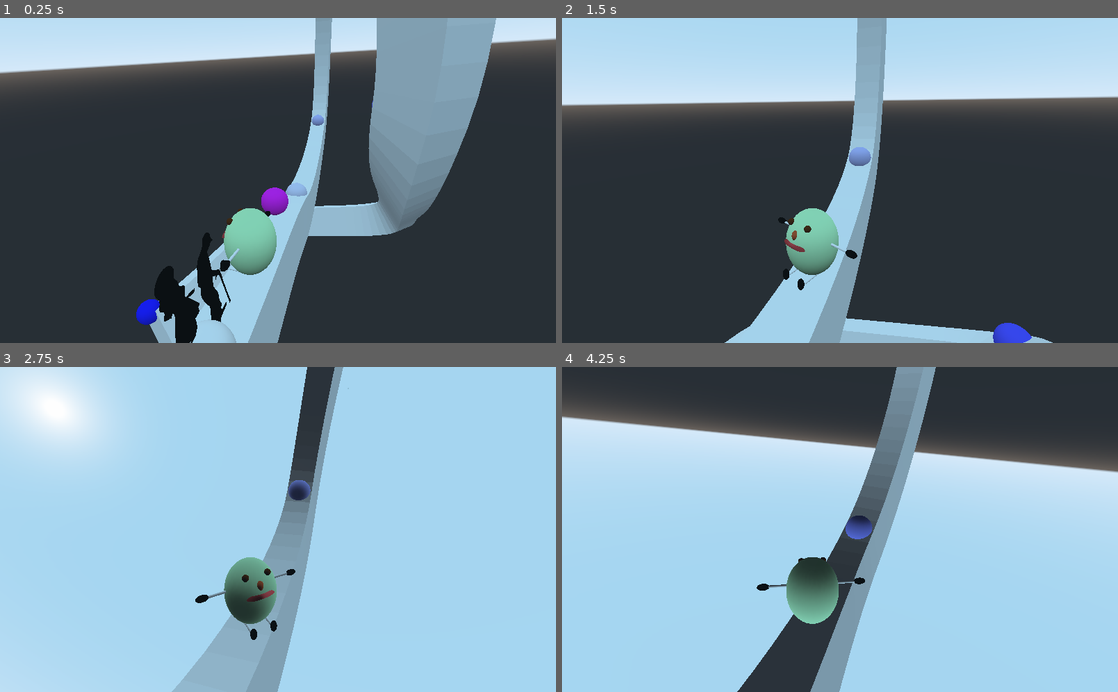
Above: before the commit, frames 1-4 (two rows, left to right).
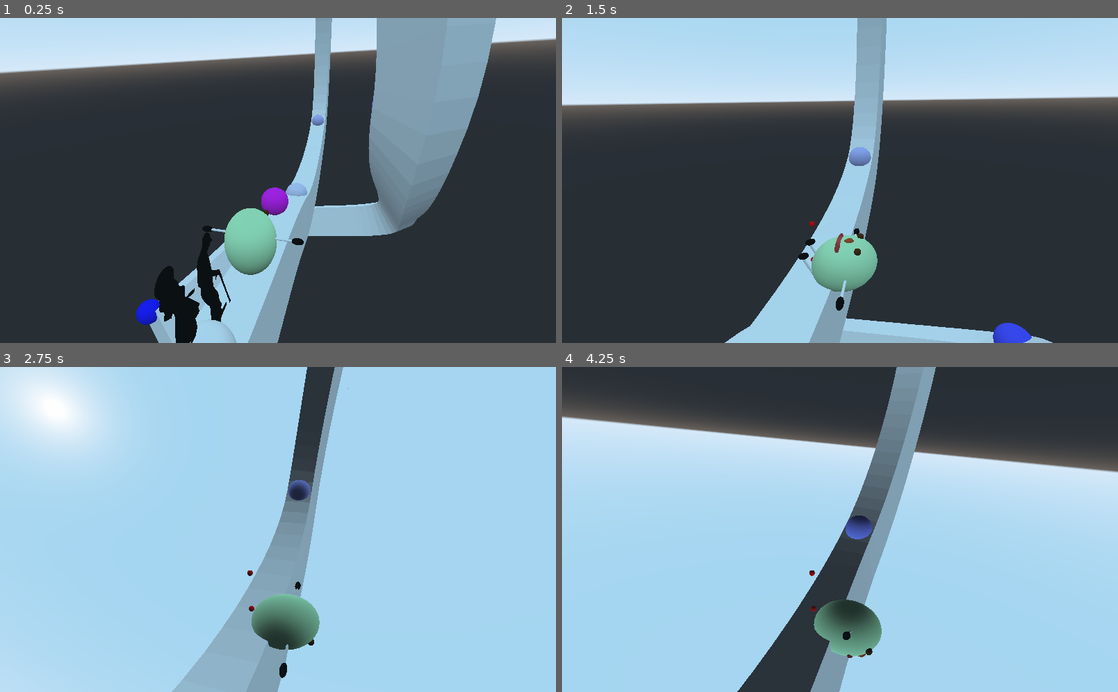
Above: after the commit, the same moments.

Repository: kevinms/godot-wild-jam-28
Game: Godot game, scene res://World.tscn
Two runs of this game, one before a commit and one after it. Both use one fixed random seed, a clock stepped at 60 frames per second and the inputs below.
Inputs:
- Up to frame 1 (0.25 s): no input
- Up to frame 2 (1.5 s): hold Right (ui_right) 0.53-1.28 s; hold Left (ui_left) from 1.28 s (still down)
- Up to frame 3 (2.75 s): release Left (ui_left) at 2.03 s; hold Right (ui_right) from 2.03 s (still down)
- Up to frame 4 (4.25 s): release Right (ui_right) at 3.53 s; hold Left (ui_left) from 3.53 s (still down)

The runs differ from the first frame. In frame 1, 0.2% of the frame differs, in the area x 36-55%, y 58-80%; in frame 2, 2.9%; in frame 3, 3.1%, in the area x 35-58%, y 58-96%; in frame 4, 2.9%.

Commit message:
Basic spinning/falling animation.

Diff:
--- a/Egg.gd
+++ b/Egg.gd
@@ -4,22 +4,55 @@
 var gravity = 2.0
 var velocity: Vector3
 
+var spin_speed = 0.2
+var lean_speed = 2.0
+var fall_angle = PI/4
+
 var prev_pos: Vector3
+var lean_angle: float
+var spin_angle: float
 
 func _ready():
 	prev_pos = global_transform.origin
 
+func lean_dir() -> float:
+	if Input.is_action_pressed("ui_left"):
+		return 1.0
+	if Input.is_action_pressed("ui_right"):
+		return -1.0
+	return 0.0
+
 func _process(delta):
 	DebugDraw.reset($Debug)
 
-	# Silly spin
-	$Body.rotate_y(0.1)
-
 	# Orient the egg to be sitting on the wall and looking forward at all times
 	var target = global_transform.origin + (global_transform.origin - prev_pos).normalized()
+	if global_transform.origin == prev_pos:
+		target = global_transform.origin - global_transform.basis.z.normalized()
 	var surface_normal = get_floor_normal()
 	look_at(target, surface_normal)
 	prev_pos = global_transform.origin
+
+	# Apply lean
+	var dir = lean_dir()
+	if dir != 0:
+		lean_angle += dir * lean_speed * delta
+
+	$Body.rotation = Vector3.ZERO
+	$Body.rotate_object_local($Body.transform.basis.z, lean_angle)
+
+	# Apply spin
+	var spin_threshold = fall_angle * 0.5
+	if abs(lean_angle) > spin_threshold:
+		var weight = (abs(lean_angle) - spin_threshold) /  (fall_angle - spin_threshold)
+		spin_angle += lerp(0.0, spin_speed, min(weight, 1.0))
+		$Body/DancePivot.rotation = Vector3.ZERO
+		$Body/DancePivot.rotate_object_local($Body/DancePivot.transform.basis.y, spin_angle)
+	else:
+		spin_angle = 0.0
+
+	if abs(lean_angle) > fall_angle:
+		print("YOU LOSE")
 
 	#velocity = Vector3.RIGHT * speed
 	#velocity += -surface_normal * gravity
--- a/Egg.tscn
+++ b/Egg.tscn
@@ -30,67 +30,69 @@
 
 [node name="Body" type="Spatial" parent="."]
 
-[node name="Shell" type="MeshInstance" parent="Body"]
+[node name="DancePivot" type="Spatial" parent="Body"]
+
+[node name="Shell" type="MeshInstance" parent="Body/DancePivot"]
 transform = Transform( -0.471326, 2.38611e-15, 4.12046e-08, -1.80111e-15, 0.624412, -4.12046e-08, -4.12046e-08, -5.45878e-08, -0.471326, 0.000934592, 0.645437, -0.00242051 )
 mesh = SubResource( 1 )
 material/0 = SubResource( 2 )
 
-[node name="Eye" type="MeshInstance" parent="Body"]
+[node name="Eye" type="MeshInstance" parent="Body/DancePivot"]
 transform = Transform( -0.0584349, 2.23302e-16, 5.10855e-09, -2.23302e-16, 0.0584349, -5.10855e-09, -5.10855e-09, -5.10855e-09, -0.0584349, -0.19293, 1.09904, -0.284319 )
 mesh = SubResource( 3 )
 material/0 = SubResource( 4 )
 
-[node name="Eye2" type="MeshInstance" parent="Body"]
+[node name="Eye2" type="MeshInstance" parent="Body/DancePivot"]
 transform = Transform( -0.0584349, 2.23302e-16, 5.10855e-09, -2.23302e-16, 0.0584349, -5.10855e-09, -5.10855e-09, -5.10855e-09, -0.0584349, 0.205421, 1.09904, -0.284318 )
 mesh = SubResource( 3 )
 material/0 = SubResource( 4 )
 
-[node name="Nose" type="MeshInstance" parent="Body"]
+[node name="Nose" type="MeshInstance" parent="Body/DancePivot"]
 transform = Transform( -0.0584349, 3.55152e-16, 5.10855e-09, -2.23302e-16, 0.0929383, -5.10855e-09, -5.10855e-09, -8.12493e-09, -0.0584349, -0.000393397, 0.948506, -0.388443 )
 mesh = SubResource( 3 )
 material/0 = SubResource( 5 )
 
-[node name="Mouse" type="MeshInstance" parent="Body"]
+[node name="Mouse" type="MeshInstance" parent="Body/DancePivot"]
 transform = Transform( -0.252839, 2.23302e-16, 5.10855e-09, -9.66193e-16, 0.0584349, -5.10855e-09, -2.21039e-08, -5.10855e-09, -0.0584349, 0.00491779, 0.781199, -0.422017 )
 mesh = SubResource( 3 )
 material/0 = SubResource( 6 )
 
-[node name="Arm" type="MeshInstance" parent="Body"]
+[node name="Arm" type="MeshInstance" parent="Body/DancePivot"]
 transform = Transform( 8.90857e-09, -0.203804, 1.93928e-09, -0.0221828, -9.69645e-10, -1.93928e-09, 1.93928e-09, -1.78171e-08, -0.0221828, -0.640638, 0.77491, -0.00242057 )
 mesh = SubResource( 7 )
 material/0 = null
 
-[node name="Hand" type="MeshInstance" parent="Body/Arm"]
+[node name="Hand" type="MeshInstance" parent="Body/DancePivot/Arm"]
 transform = Transform( -2.2843e-08, -2.63423, 0, 0.522586, -1.15146e-07, 0, 0, 0, 2.63423, 0.173247, 1.08693, 0.0777543 )
 mesh = SubResource( 3 )
 material/0 = SubResource( 8 )
 
-[node name="Arm2" type="MeshInstance" parent="Body"]
+[node name="Arm2" type="MeshInstance" parent="Body/DancePivot"]
 transform = Transform( -1.08478e-08, 0.203804, 1.93928e-09, 0.0221828, 1.87868e-08, -1.93928e-09, -1.93928e-09, 1.78171e-08, -0.0221828, 0.634085, 0.77491, -0.00242046 )
 mesh = SubResource( 7 )
 material/0 = null
 
-[node name="Hand" type="MeshInstance" parent="Body/Arm2"]
+[node name="Hand" type="MeshInstance" parent="Body/DancePivot/Arm2"]
 transform = Transform( -2.2843e-08, -2.63423, 0, 0.522586, -1.15146e-07, 0, 0, 0, 2.63423, 0.173247, 1.08693, 0.0777543 )
 mesh = SubResource( 3 )
 material/0 = SubResource( 8 )
 
-[node name="Leg" type="MeshInstance" parent="Body"]
+[node name="Leg" type="MeshInstance" parent="Body/DancePivot"]
 transform = Transform( 0.0221828, 1.87868e-08, 9.69644e-10, -9.69643e-10, -8.90854e-09, 0.0221828, 1.08479e-08, -0.203804, -9.69638e-10, -0.193331, 0.109164, -0.276606 )
 mesh = SubResource( 7 )
 material/0 = null
 
-[node name="Foot" type="MeshInstance" parent="Body/Leg"]
+[node name="Foot" type="MeshInstance" parent="Body/DancePivot/Leg"]
 transform = Transform( -8.69926e-15, -2.63423, 2.42825e-07, -2.2843e-08, -1.40212e-07, -0.286721, 4.80124, 2.83071e-14, -1.15146e-07, 0.173241, 1.07487, 1.51809 )
 mesh = SubResource( 3 )
 material/0 = SubResource( 8 )
 
-[node name="Leg2" type="MeshInstance" parent="Body"]
+[node name="Leg2" type="MeshInstance" parent="Body/DancePivot"]
 transform = Transform( 0.0221828, 1.87868e-08, 9.69644e-10, -9.69643e-10, -8.90854e-09, 0.0221828, 1.08479e-08, -0.203804, -9.69638e-10, 0.190076, 0.109164, -0.276606 )
 mesh = SubResource( 7 )
 material/0 = null
 
-[node name="Foot" type="MeshInstance" parent="Body/Leg2"]
+[node name="Foot" type="MeshInstance" parent="Body/DancePivot/Leg2"]
 transform = Transform( -8.69926e-15, -2.63423, 2.42825e-07, -2.2843e-08, -1.40212e-07, -0.286721, 4.80124, 2.83071e-14, -1.15146e-07, 0.173241, 1.07487, 1.51809 )
 mesh = SubResource( 3 )
 material/0 = SubResource( 8 )
--- a/World.gd
+++ b/World.gd
@@ -29,5 +29,3 @@
 
 	var position = curve.interpolate_baked(t * curve.get_baked_length(), false)
 	$Egg.global_transform.origin = position
-
-	print(t, " ", curve.get_baked_length(), " ", position)
--- a/World.tscn
+++ b/World.tscn
@@ -25,3 +25,5 @@
 material/0 = SubResource( 2 )
 
 [node name="loop" parent="." instance=ExtResource( 5 )]
+
+[node name="AudioStreamPlayer" type="AudioStreamPlayer" parent="."]
